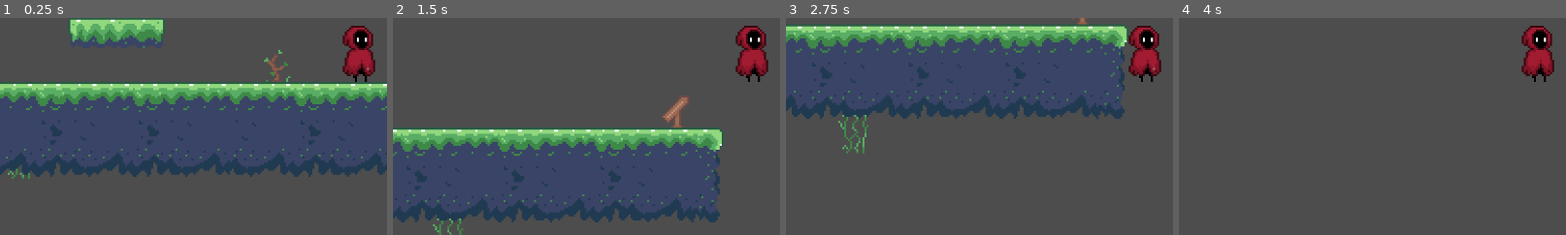
Above: before the commit, frames 1-4 (left to right).
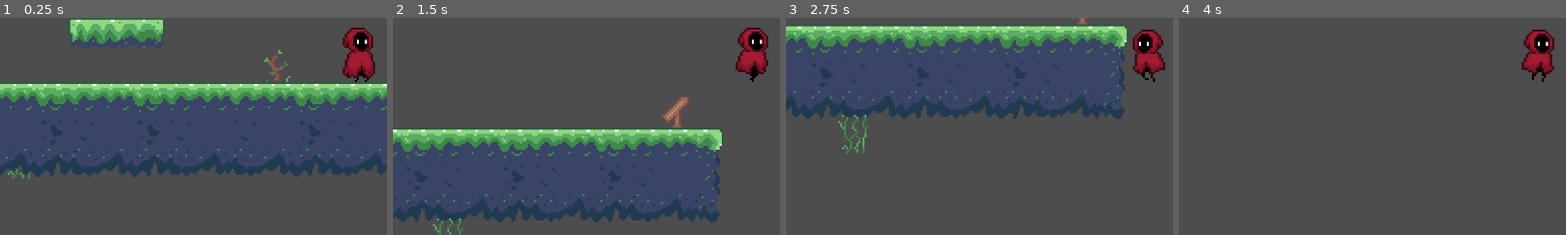
Above: after the commit, the same moments.

Repository: dieguga07/GodotTemplate
Game: Godot game, scene res://Scenes/game.tscn
Same seed, same stepped clock (60 frames per second), same inputs: the game is played once before the commit and once after it.
Inputs:
- Up to frame 1 (0.25 s): no input
- Up to frame 2 (1.5 s): tap Enter (ui_accept) at 0.5, 0.6, 0.77, 1.07, 1.35 s; hold Right (ui_right) from 0.53 s (still down)
- Up to frame 3 (2.75 s): tap Enter (ui_accept) at 1.52, 1.82, 2.1 s; release Right (ui_right) at 2.03 s; hold Left (ui_left) from 2.03 s (still down)
- Up to frame 4 (4 s): release Left (ui_left) at 2.78 s; hold Right (ui_right) from 2.78 s (still down); tap Enter (ui_accept) at 2.85, 3.02, 3.32, 3.6, 3.77 s
The pictures show only the part of the screen within x 9-59%, y 39-89%; the shares and areas given below are measured in that part.

The runs differ from the first frame. In frame 1, 0.7% of the frame differs, in the area x 88-97%, y 3-29%; in frame 2, 0.9%; in frame 3, 1.2%, in the area x 88-98%, y 3-30%; in frame 4, 1.0%.

Commit message:
State-machine idle and run add

Diff:
--- a/Scenes/player.tscn
+++ b/Scenes/player.tscn
@@ -357,7 +357,7 @@
 tracks/0/type = "value"
 tracks/0/imported = false
 tracks/0/enabled = true
-tracks/0/path = NodePath("AnimatedSprite2D:animation")
+tracks/0/path = NodePath("Player_Sprite:animation")
 tracks/0/interp = 1
 tracks/0/loop_wrap = true
 tracks/0/keys = {
@@ -369,7 +369,7 @@
 tracks/1/type = "value"
 tracks/1/imported = false
 tracks/1/enabled = true
-tracks/1/path = NodePath("AnimatedSprite2D:frame")
+tracks/1/path = NodePath("Player_Sprite:frame")
 tracks/1/interp = 1
 tracks/1/loop_wrap = true
 tracks/1/keys = {
@@ -377,6 +377,61 @@
 "transitions": PackedFloat32Array(1),
 "update": 1,
 "values": [0]
+}
+
+[sub_resource type="Animation" id="Animation_0va0n"]
+resource_name = "attack"
+loop_mode = 1
+tracks/0/type = "value"
+tracks/0/imported = false
+tracks/0/enabled = true
+tracks/0/path = NodePath("Player_Sprite:animation")
+tracks/0/interp = 1
+tracks/0/loop_wrap = true
+tracks/0/keys = {
+"times": PackedFloat32Array(0),
+"transitions": PackedFloat32Array(1),
+"update": 1,
+"values": [&"attack"]
+}
+tracks/1/type = "value"
+tracks/1/imported = false
+tracks/1/enabled = true
+tracks/1/path = NodePath("Player_Sprite:frame")
+tracks/1/interp = 1
+tracks/1/loop_wrap = true
+tracks/1/keys = {
+"times": PackedFloat32Array(0, 0.1, 0.2, 0.333333, 0.433333, 0.566667, 0.7, 0.833333, 0.933333),
+"transitions": PackedFloat32Array(1, 1, 1, 1, 1, 1, 1, 1, 1),
+"update": 1,
+"values": [0, 1, 2, 3, 4, 5, 6, 7, 8]
+}
+
+[sub_resource type="Animation" id="Animation_6rf6b"]
+resource_name = "death"
+tracks/0/type = "value"
+tracks/0/imported = false
+tracks/0/enabled = true
+tracks/0/path = NodePath("Player_Sprite:animation")
+tracks/0/interp = 1
+tracks/0/loop_wrap = true
+tracks/0/keys = {
+"times": PackedFloat32Array(0),
+"transitions": PackedFloat32Array(1),
+"update": 1,
+"values": [&"death"]
+}
+tracks/1/type = "value"
+tracks/1/imported = false
+tracks/1/enabled = true
+tracks/1/path = NodePath("Player_Sprite:frame")
+tracks/1/interp = 1
+tracks/1/loop_wrap = true
+tracks/1/keys = {
+"times": PackedFloat32Array(0, 0.133333, 0.266667, 0.4, 0.533333, 0.666667, 0.8, 0.9),
+"transitions": PackedFloat32Array(1, 1, 1, 1, 1, 1, 1, 1),
+"update": 1,
+"values": [0, 1, 2, 3, 4, 5, 6, 7]
 }
 
 [sub_resource type="Animation" id="Animation_tix55"]
@@ -386,7 +441,7 @@
 tracks/0/type = "value"
 tracks/0/imported = false
 tracks/0/enabled = true
-tracks/0/path = NodePath("AnimatedSprite2D:animation")
+tracks/0/path = NodePath("Player_Sprite:animation")
 tracks/0/interp = 1
 tracks/0/loop_wrap = true
 tracks/0/keys = {
@@ -398,7 +453,7 @@
 tracks/1/type = "value"
 tracks/1/imported = false
 tracks/1/enabled = true
-tracks/1/path = NodePath("AnimatedSprite2D:frame")
+tracks/1/path = NodePath("Player_Sprite:frame")
 tracks/1/interp = 1
 tracks/1/loop_wrap = true
 tracks/1/keys = {
@@ -406,6 +461,89 @@
 "transitions": PackedFloat32Array(1, 1, 1, 1, 1, 1),
 "update": 1,
 "values": [0, 1, 0, 1, 0, 1]
+}
+
+[sub_resource type="Animation" id="Animation_wifk1"]
+resource_name = "jump"
+loop_mode = 1
+tracks/0/type = "value"
+tracks/0/imported = false
+tracks/0/enabled = true
+tracks/0/path = NodePath("Player_Sprite:animation")
+tracks/0/interp = 1
+tracks/0/loop_wrap = true
+tracks/0/keys = {
+"times": PackedFloat32Array(0),
+"transitions": PackedFloat32Array(1),
+"update": 1,
+"values": [&"jump"]
+}
+tracks/1/type = "value"
+tracks/1/imported = false
+tracks/1/enabled = true
+tracks/1/path = NodePath("Player_Sprite:frame")
+tracks/1/interp = 1
+tracks/1/loop_wrap = true
+tracks/1/keys = {
+"times": PackedFloat32Array(0, 0.133333, 0.266667, 0.366667, 0.466667, 0.6, 0.733333, 0.866667),
+"transitions": PackedFloat32Array(1, 1, 1, 1, 1, 1, 1, 1),
+"update": 1,
+"values": [0, 1, 2, 3, 4, 5, 6, 7]
+}
+
+[sub_resource type="Animation" id="Animation_8si84"]
+resource_name = "run"
+loop_mode = 1
+tracks/0/type = "value"
+tracks/0/imported = false
+tracks/0/enabled = true
+tracks/0/path = NodePath("Player_Sprite:animation")
+tracks/0/interp = 1
+tracks/0/loop_wrap = true
+tracks/0/keys = {
+"times": PackedFloat32Array(0),
+"transitions": PackedFloat32Array(1),
+"update": 1,
+"values": [&"run"]
+}
+tracks/1/type = "value"
+tracks/1/imported = false
+tracks/1/enabled = true
+tracks/1/path = NodePath("Player_Sprite:frame")
+tracks/1/interp = 1
+tracks/1/loop_wrap = true
+tracks/1/keys = {
+"times": PackedFloat32Array(0, 0.133333, 0.233333, 0.366667, 0.5, 0.633333, 0.766667, 0.9),
+"transitions": PackedFloat32Array(1, 1, 1, 1, 1, 1, 1, 1),
+"update": 1,
+"values": [0, 1, 2, 3, 4, 5, 6, 7]
+}
+
+[sub_resource type="Animation" id="Animation_bdsgd"]
+resource_name = "teleport"
+tracks/0/type = "value"
+tracks/0/imported = false
+tracks/0/enabled = true
+tracks/0/path = NodePath("Player_Sprite:animation")
+tracks/0/interp = 1
+tracks/0/loop_wrap = true
+tracks/0/keys = {
+"times": PackedFloat32Array(0),
+"transitions": PackedFloat32Array(1),
+"update": 1,
+"values": [&"teleport"]
+}
+tracks/1/type = "value"
+tracks/1/imported = false
+tracks/1/enabled = true
+tracks/1/path = NodePath("Player_Sprite:frame")
+tracks/1/interp = 1
+tracks/1/loop_wrap = true
+tracks/1/keys = {
+"times": PackedFloat32Array(0.0333333, 0.266667, 0.5, 0.7, 0.9),
+"transitions": PackedFloat32Array(1, 1, 1, 1, 1),
+"update": 1,
+"values": [0, 1, 2, 3, 4]
 }
 
 [sub_resource type="Animation" id="Animation_c7a3k"]
@@ -414,7 +552,7 @@
 tracks/0/type = "value"
 tracks/0/imported = false
 tracks/0/enabled = true
-tracks/0/path = NodePath("AnimatedSprite2D:animation")
+tracks/0/path = NodePath("Player_Sprite:animation")
 tracks/0/interp = 1
 tracks/0/loop_wrap = true
 tracks/0/keys = {
@@ -426,7 +564,7 @@
 tracks/1/type = "value"
 tracks/1/imported = false
 tracks/1/enabled = true
-tracks/1/path = NodePath("AnimatedSprite2D:frame")
+tracks/1/path = NodePath("Player_Sprite:frame")
 tracks/1/interp = 1
 tracks/1/loop_wrap = true
 tracks/1/keys = {
@@ -434,143 +572,6 @@
 "transitions": PackedFloat32Array(1, 1, 1, 1, 1, 1),
 "update": 1,
 "values": [0, 1, 2, 0, 1, 2]
-}
-
-[sub_resource type="Animation" id="Animation_6rf6b"]
-resource_name = "death"
-tracks/0/type = "value"
-tracks/0/imported = false
-tracks/0/enabled = true
-tracks/0/path = NodePath("AnimatedSprite2D:animation")
-tracks/0/interp = 1
-tracks/0/loop_wrap = true
-tracks/0/keys = {
-"times": PackedFloat32Array(0),
-"transitions": PackedFloat32Array(1),
-"update": 1,
-"values": [&"death"]
-}
-tracks/1/type = "value"
-tracks/1/imported = false
-tracks/1/enabled = true
-tracks/1/path = NodePath("AnimatedSprite2D:frame")
-tracks/1/interp = 1
-tracks/1/loop_wrap = true
-tracks/1/keys = {
-"times": PackedFloat32Array(0, 0.133333, 0.266667, 0.4, 0.533333, 0.666667, 0.8, 0.9),
-"transitions": PackedFloat32Array(1, 1, 1, 1, 1, 1, 1, 1),
-"update": 1,
-"values": [0, 1, 2, 3, 4, 5, 6, 7]
-}
-
-[sub_resource type="Animation" id="Animation_wifk1"]
-resource_name = "jump"
-loop_mode = 1
-tracks/0/type = "value"
-tracks/0/imported = false
-tracks/0/enabled = true
-tracks/0/path = NodePath("AnimatedSprite2D:animation")
-tracks/0/interp = 1
-tracks/0/loop_wrap = true
-tracks/0/keys = {
-"times": PackedFloat32Array(0),
-"transitions": PackedFloat32Array(1),
-"update": 1,
-"values": [&"jump"]
-}
-tracks/1/type = "value"
-tracks/1/imported = false
-tracks/1/enabled = true
-tracks/1/path = NodePath("AnimatedSprite2D:frame")
-tracks/1/interp = 1
-tracks/1/loop_wrap = true
-tracks/1/keys = {
-"times": PackedFloat32Array(0, 0.133333, 0.266667, 0.366667, 0.466667, 0.6, 0.733333, 0.866667),
-"transitions": PackedFloat32Array(1, 1, 1, 1, 1, 1, 1, 1),
-"update": 1,
-"values": [0, 1, 2, 3, 4, 5, 6, 7]
-}
-
-[sub_resource type="Animation" id="Animation_8si84"]
-resource_name = "run"
-loop_mode = 1
-tracks/0/type = "value"
-tracks/0/imported = false
-tracks/0/enabled = true
-tracks/0/path = NodePath("AnimatedSprite2D:animation")
-tracks/0/interp = 1
-tracks/0/loop_wrap = true
-tracks/0/keys = {
-"times": PackedFloat32Array(0),
-"transitions": PackedFloat32Array(1),
-"update": 1,
-"values": [&"run"]
-}
-tracks/1/type = "value"
-tracks/1/imported = false
-tracks/1/enabled = true
-tracks/1/path = NodePath("AnimatedSprite2D:frame")
-tracks/1/interp = 1
-tracks/1/loop_wrap = true
-tracks/1/keys = {
-"times": PackedFloat32Array(0, 0.133333, 0.233333, 0.366667, 0.5, 0.633333, 0.766667, 0.9),
-"transitions": PackedFloat32Array(1, 1, 1, 1, 1, 1, 1, 1),
-"update": 1,
-"values": [0, 1, 2, 3, 4, 5, 6, 7]
-}
-
-[sub_resource type="Animation" id="Animation_0va0n"]
-resource_name = "attack"
-tracks/0/type = "value"
-tracks/0/imported = false
-tracks/0/enabled = true
-tracks/0/path = NodePath("AnimatedSprite2D:animation")
-tracks/0/interp = 1
-tracks/0/loop_wrap = true
-tracks/0/keys = {
-"times": PackedFloat32Array(0),
-"transitions": PackedFloat32Array(1),
-"update": 1,
-"values": [&"attack"]
-}
-tracks/1/type = "value"
-tracks/1/imported = false
-tracks/1/enabled = true
-tracks/1/path = NodePath("AnimatedSprite2D:frame")
-tracks/1/interp = 1
-tracks/1/loop_wrap = true
-tracks/1/keys = {
-"times": PackedFloat32Array(0, 0.1, 0.2, 0.333333, 0.433333, 0.566667, 0.7, 0.833333, 0.933333),
-"transitions": PackedFloat32Array(1, 1, 1, 1, 1, 1, 1, 1, 1),
-"update": 1,
-"values": [0, 1, 2, 3, 4, 5, 6, 7, 8]
-}
-
-[sub_resource type="Animation" id="Animation_bdsgd"]
-resource_name = "teleport"
-tracks/0/type = "value"
-tracks/0/imported = false
-tracks/0/enabled = true
-tracks/0/path = NodePath("AnimatedSprite2D:animation")
-tracks/0/interp = 1
-tracks/0/loop_wrap = true
-tracks/0/keys = {
-"times": PackedFloat32Array(0),
-"transitions": PackedFloat32Array(1),
-"update": 1,
-"values": [&"teleport"]
-}
-tracks/1/type = "value"
-tracks/1/imported = false
-tracks/1/enabled = true
-tracks/1/path = NodePath("AnimatedSprite2D:frame")
-tracks/1/interp = 1
-tracks/1/loop_wrap = true
-tracks/1/keys = {
-"times": PackedFloat32Array(0.0333333, 0.266667, 0.5, 0.7, 0.9),
-"transitions": PackedFloat32Array(1, 1, 1, 1, 1),
-"update": 1,
-"values": [0, 1, 2, 3, 4]
 }
 
 [sub_resource type="AnimationLibrary" id="AnimationLibrary_7e2mf"]
@@ -585,76 +586,75 @@
 "walk": SubResource("Animation_c7a3k")
 }
 
-[sub_resource type="AnimationNodeAnimation" id="AnimationNodeAnimation_ocgaa"]
+[sub_resource type="AnimationNodeAnimation" id="AnimationNodeAnimation_ybpj7"]
 animation = &"attack"
 
-[sub_resource type="AnimationNodeAnimation" id="AnimationNodeAnimation_gu2ac"]
+[sub_resource type="AnimationNodeBlendSpace1D" id="AnimationNodeBlendSpace1D_sbnr6"]
+blend_point_0/node = SubResource("AnimationNodeAnimation_ybpj7")
+blend_point_0/pos = 0.0
+
+[sub_resource type="AnimationNodeAnimation" id="AnimationNodeAnimation_brhxd"]
+animation = &"jump"
+
+[sub_resource type="AnimationNodeBlendSpace1D" id="AnimationNodeBlendSpace1D_ndj86"]
+blend_point_0/node = SubResource("AnimationNodeAnimation_brhxd")
+blend_point_0/pos = 0.0
+
+[sub_resource type="AnimationNodeAnimation" id="AnimationNodeAnimation_30mp8"]
 animation = &"idle"
 
-[sub_resource type="AnimationNodeAnimation" id="AnimationNodeAnimation_2elap"]
-animation = &"jump"
-
-[sub_resource type="AnimationNodeAnimation" id="AnimationNodeAnimation_dpp2b"]
-animation = &"walk"
-
-[sub_resource type="AnimationNodeStateMachineTransition" id="AnimationNodeStateMachineTransition_atc8n"]
-advance_mode = 0
-advance_condition = &"is_walking"
-
-[sub_resource type="AnimationNodeStateMachineTransition" id="AnimationNodeStateMachineTransition_qtgvn"]
-advance_mode = 0
-advance_condition = &"is_idle"
-
-[sub_resource type="AnimationNodeStateMachineTransition" id="AnimationNodeStateMachineTransition_g3bsu"]
+[sub_resource type="AnimationNodeAnimation" id="AnimationNodeAnimation_mvlup"]
+animation = &"run"
+
+[sub_resource type="AnimationNodeAnimation" id="AnimationNodeAnimation_6lmkg"]
+animation = &"run"
+
+[sub_resource type="AnimationNodeBlendSpace1D" id="AnimationNodeBlendSpace1D_6vfdb"]
+blend_point_0/node = SubResource("AnimationNodeAnimation_30mp8")
+blend_point_0/pos = 0.0
+blend_point_1/node = SubResource("AnimationNodeAnimation_mvlup")
+blend_point_1/pos = -1.0
+blend_point_2/node = SubResource("AnimationNodeAnimation_6lmkg")
+blend_point_2/pos = 1.0
+blend_mode = 1
+
+[sub_resource type="AnimationNodeStateMachineTransition" id="AnimationNodeStateMachineTransition_kxwng"]
+advance_mode = 2
+
+[sub_resource type="AnimationNodeStateMachineTransition" id="AnimationNodeStateMachineTransition_uobmd"]
 advance_mode = 0
 advance_condition = &"is_jumping"
 
-[sub_resource type="AnimationNodeStateMachineTransition" id="AnimationNodeStateMachineTransition_v8060"]
+[sub_resource type="AnimationNodeStateMachineTransition" id="AnimationNodeStateMachineTransition_mrauy"]
 advance_mode = 0
-advance_condition = &"is_idle"
-
-[sub_resource type="AnimationNodeStateMachineTransition" id="AnimationNodeStateMachineTransition_qwu7r"]
+advance_condition = &"move"
+
+[sub_resource type="AnimationNodeStateMachineTransition" id="AnimationNodeStateMachineTransition_mkhiu"]
+switch_mode = 2
 advance_mode = 0
-advance_condition = &"is_jumping"
-
-[sub_resource type="AnimationNodeStateMachineTransition" id="AnimationNodeStateMachineTransition_hea85"]
+advance_condition = &"idle"
+
+[sub_resource type="AnimationNodeStateMachineTransition" id="AnimationNodeStateMachineTransition_tvdoj"]
 advance_mode = 0
-advance_condition = &"is_walking"
-
-[sub_resource type="AnimationNodeStateMachineTransition" id="AnimationNodeStateMachineTransition_du5bf"]
-advance_mode = 2
-
-[sub_resource type="AnimationNodeStateMachineTransition" id="AnimationNodeStateMachineTransition_tqx2r"]
-advance_mode = 2
-
-[sub_resource type="AnimationNodeStateMachineTransition" id="AnimationNodeStateMachineTransition_jiauv"]
-advance_mode = 2
-
-[sub_resource type="AnimationNodeStateMachineTransition" id="AnimationNodeStateMachineTransition_7g6gi"]
-advance_mode = 2
-
-[sub_resource type="AnimationNodeStateMachineTransition" id="AnimationNodeStateMachineTransition_631fh"]
-advance_mode = 2
+advance_condition = &"swing"
 
 [sub_resource type="AnimationNodeStateMachine" id="AnimationNodeStateMachine_rp18h"]
+states/Attack/node = SubResource("AnimationNodeBlendSpace1D_sbnr6")
+states/Attack/position = Vector2(312, 133.146)
 states/End/position = Vector2(1134, 221)
-states/Start/position = Vector2(133, 236)
-states/attack/node = SubResource("AnimationNodeAnimation_ocgaa")
-states/attack/position = Vector2(428, 361)
-states/idle/node = SubResource("AnimationNodeAnimation_gu2ac")
-states/idle/position = Vector2(280, 236)
-states/jump/node = SubResource("AnimationNodeAnimation_2elap")
-states/jump/position = Vector2(591, 236)
-states/walk/node = SubResource("AnimationNodeAnimation_dpp2b")
-states/walk/position = Vector2(428, 91)
-transitions = ["idle", "walk", SubResource("AnimationNodeStateMachineTransition_atc8n"), "walk", "idle", SubResource("AnimationNodeStateMachineTransition_qtgvn"), "idle", "jump", SubResource("AnimationNodeStateMachineTransition_g3bsu"), "jump", "idle", SubResource("AnimationNodeStateMachineTransition_v8060"), "walk", "jump", SubResource("AnimationNodeStateMachineTransition_qwu7r"), "jump", "walk", SubResource("AnimationNodeStateMachineTransition_hea85"), "Start", "idle", SubResource("AnimationNodeStateMachineTransition_du5bf"), "idle", "attack", SubResource("AnimationNodeStateMachineTransition_tqx2r"), "attack", "walk", SubResource("AnimationNodeStateMachineTransition_jiauv"), "attack", "idle", SubResource("AnimationNodeStateMachineTransition_7g6gi"), "walk", "attack", SubResource("AnimationNodeStateMachineTransition_631fh")]
-graph_offset = Vector2(-225, 18.0967)
+states/Jump/node = SubResource("AnimationNodeBlendSpace1D_ndj86")
+states/Jump/position = Vector2(498, 236)
+states/Move/node = SubResource("AnimationNodeBlendSpace1D_6vfdb")
+states/Move/position = Vector2(312, 236)
+states/Start/position = Vector2(121, 236)
+transitions = ["Start", "Move", SubResource("AnimationNodeStateMachineTransition_kxwng"), "Move", "Jump", SubResource("AnimationNodeStateMachineTransition_uobmd"), "Jump", "Move", SubResource("AnimationNodeStateMachineTransition_mrauy"), "Attack", "Move", SubResource("AnimationNodeStateMachineTransition_mkhiu"), "Move", "Attack", SubResource("AnimationNodeStateMachineTransition_tvdoj")]
+graph_offset = Vector2(-99, 86.146)
 
 [node name="Player" type="CharacterBody2D"]
 position = Vector2(0, -1)
 script = ExtResource("1_ru67x")
 
-[node name="AnimatedSprite2D" type="AnimatedSprite2D" parent="."]
+[node name="Player_Sprite" type="AnimatedSprite2D" parent="."]
 position = Vector2(0, -16)
 sprite_frames = SubResource("SpriteFrames_8mlg0")
 animation = &"idle"
@@ -673,6 +673,10 @@
 [node name="Player_State_Machine" type="AnimationTree" parent="."]
 tree_root = SubResource("AnimationNodeStateMachine_rp18h")
 anim_player = NodePath("../Player_Animations")
-parameters/conditions/is_idle = true
+parameters/conditions/idle = false
 parameters/conditions/is_jumping = true
-parameters/conditions/is_walking = false
+parameters/conditions/move = false
+parameters/conditions/swing = false
+parameters/Attack/blend_position = 0
+parameters/Jump/blend_position = 0
+parameters/Move/blend_position = 0
--- a/Scripts/player.gd
+++ b/Scripts/player.gd
@@ -10,33 +10,31 @@
 	state_machine.active = true
 
 func _process(delta):
-	update_animation_parameters()
+	pass
 
 func _physics_process(delta: float) -> void:
 	# Add the gravity.
 	if not is_on_floor():
 		velocity += get_gravity() * delta
-		state_machine["parameters/conditions/is_jumping"] = false
+
 
 	# Handle jump.
 	if Input.is_action_just_pressed("ui_accept") and is_on_floor():
 		velocity.y = JUMP_VELOCITY
-		state_machine["parameters/conditions/is_jumping"] = true
+
 
 	# Get the input direction and handle the movement/deceleration.
 	# As good practice, you should replace UI actions with custom gameplay actions.
 	var direction := Input.get_axis("ui_left", "ui_right")
-	if direction:
+	if direction != 0:
+	   # Rote el sprite según la dirección
+		$Player_Sprite.flip_h = direction < 0
 		velocity.x = direction * SPEED
 	else:
 		velocity.x = move_toward(velocity.x, 0, SPEED)
-		state_machine["parameters/conditions/is_jumping"] = false
 	move_and_slide()
+	update_animation(direction)
 
-func update_animation_parameters():
-	if (velocity.x == 0):
-		state_machine["parameters/conditions/is_idle"] = true
-		state_machine["parameters/conditions/is_walking"] = false
-	else :
-		state_machine["parameters/conditions/is_idle"] = false
-		state_machine["parameters/conditions/is_walking"] = true
+func update_animation(move):
+
+	state_machine.set("parameters/Move/blend_position",move)
Not shown: 1 places in Scenes/player.tscn that only renumber resources
